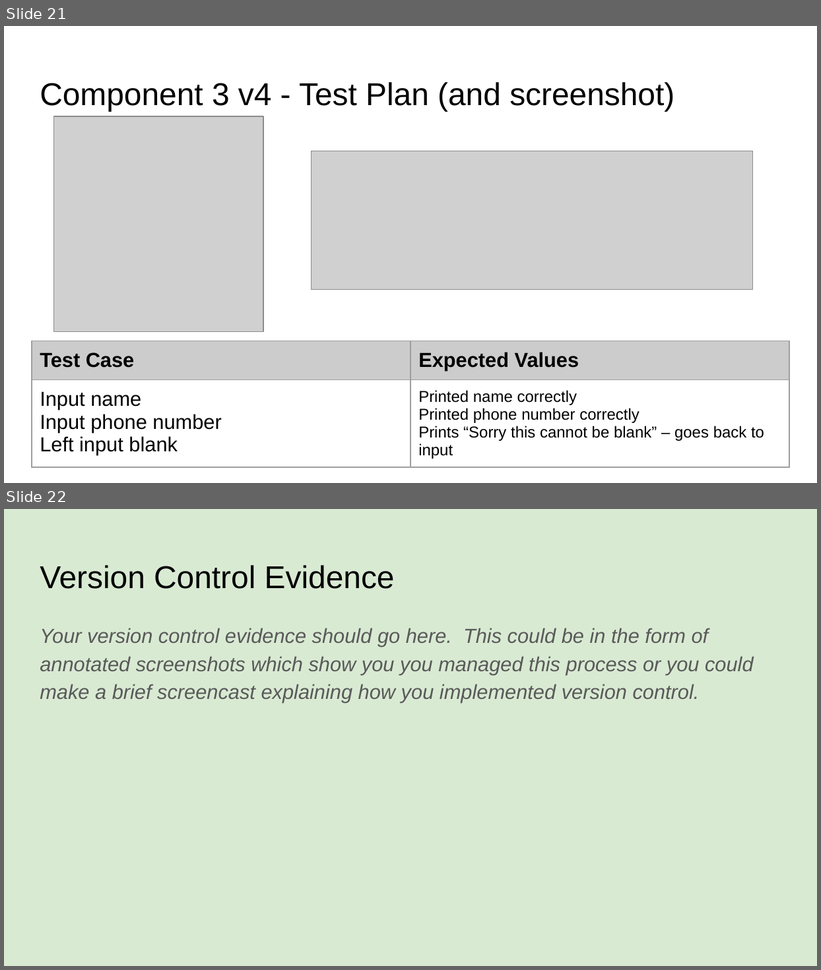
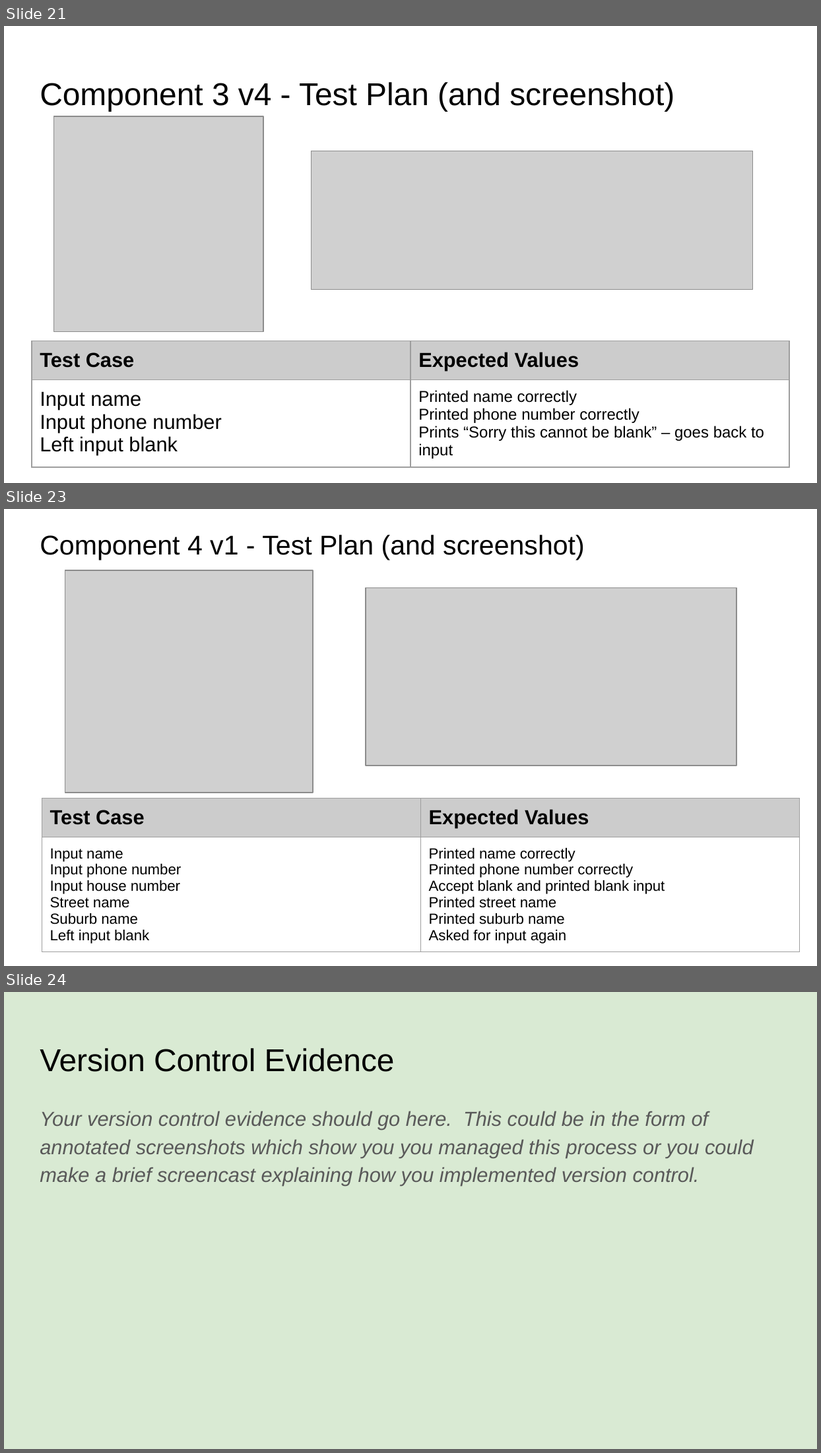
Before and after one commit to danettp/pizza_bot, a slide deck: 022_91893+_+91897+Documentation.pptx. Shown one above the other, each under a label of ours: slides 21 and 22 before the commit, slides 21, 23 and 24 after it; the slides between them are not shown. The pictures are 821x970 and 821x1453 pixels, drawn with LibreOffice and Linux fonts; fonts in the diff are those of the drawing; grey boxes stand for pictures. Boxes give left, top, right and bottom in pixels: in the first picture for what was removed or moved away, otherwise in the second. Text is boxed around its words. In the diff, an @@ line names an element or a change of style, - is before the commit and + after.

```diff
--- a/022_91893+_+91897+Documentation.pptx
+++ b/022_91893+_+91897+Documentation.pptx
@@ slide 23 added at <box>4,509,817,966</box>, background #FFFFFF @@
@@ title added at <box>40,535,585,560</box>, 24 pt, text #000000 @@
+Component 4 v1 - Test Plan (and screenshot)
@@ picture added at <box>65,570,313,793</box> @@
@@ picture added at <box>366,588,737,766</box> @@
@@ table added at <box>42,799,800,961</box>, 2 rows, 2 columns @@
+Test Case | Expected Values
+Input name / Input phone number / Input house number / Street name / Suburb name / Left input blank | Printed name correctly / Printed phone number correctly / Accept blank and printed blank input / Printed street name / Printed suburb name / Asked for input again
@@ what was slide 22 is now slide 24 @@
```
Also in this commit, not shown: 1 other slide added.
